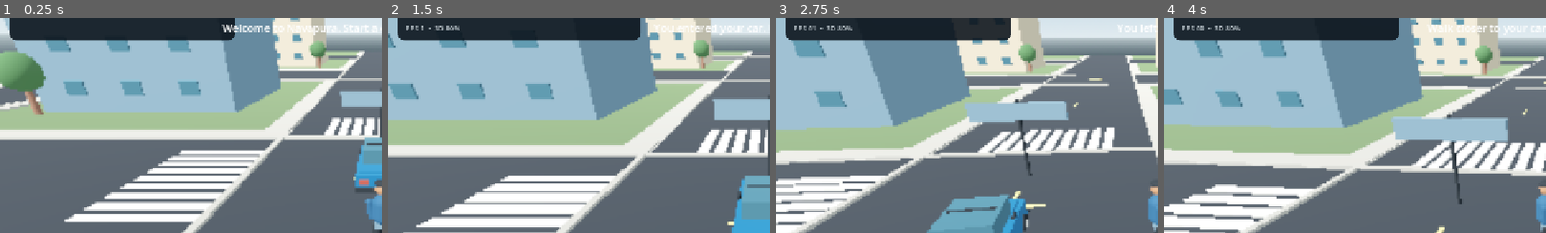
Above: before the commit, frames 1-4 (left to right).
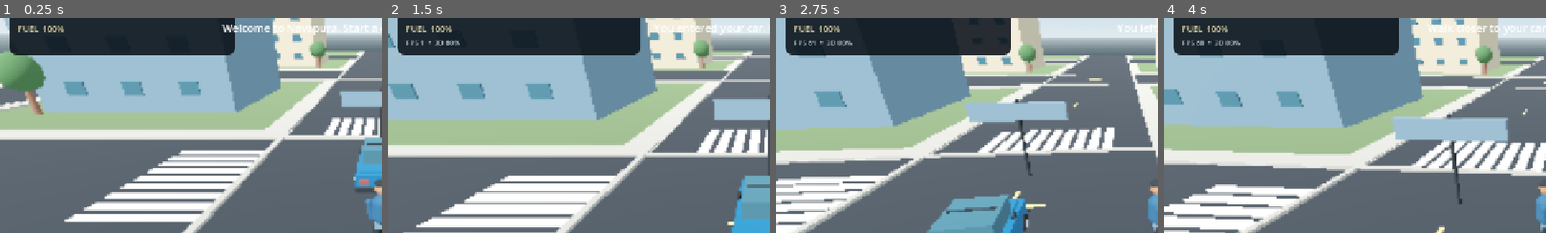
Above: after the commit, the same moments.

Repository: g82202773-coder/-blue-orbit-731
Game: Godot game, scene res://scenes/main.tscn
Same seed, same stepped clock (60 frames per second), same inputs: the game is played once before the commit and once after it.
Inputs:
- Up to frame 1 (0.25 s): no input
- Up to frame 2 (1.5 s): hold D (move_right) 0.53-1.28 s; tap E (interact) at 0.6 s; hold S (move_back) from 1.28 s (still down); tap Shift (run) at 1.35 s
- Up to frame 3 (2.75 s): release S (move_back) at 2.03 s; hold D (move_right) from 2.03 s (still down); tap E (interact) at 2.1 s
- Up to frame 4 (4 s): release D (move_right) at 2.78 s; hold W (move_forward) 2.78-3.53 s; tap Shift (run) at 2.85 s; hold A (move_left) from 3.53 s (still down); tap E (interact) at 3.6 s
The pictures show only the part of the screen within x 0-50%, y 11-61%; the shares and areas given below are measured in that part.

The runs differ from the first frame. In frame 1, 4.4% of the frame differs, in the area x 2-62%, y 3-18%; in frame 2, 4.8%, in the area x 2-66%, y 3-18%; in frame 3, 4.5%; in frame 4, 4.5%.

Commit message:
Add fuel meter, vehicle fuel consumption and phone-based refuelling

Diff:
--- a/scripts/main.gd
+++ b/scripts/main.gd
@@ -39,10 +39,12 @@
 var low_fps_samples := 0
 var high_fps_samples := 0
 var perf_display_time := 0.0
+var fuel_empty_notified := false
 
 var hud_layer: CanvasLayer
 var wallet_label: Label
 var location_label: Label
+var fuel_label: Label
 var perf_label: Label
 var toast_label: Label
 var bank_panel: PanelContainer
@@ -619,6 +621,10 @@
     location_label = Label.new()
     location_label.text = "NAVAPURA • ON FOOT"
     status_box.add_child(location_label)
+    fuel_label = Label.new()
+    fuel_label.add_theme_font_size_override("font_size", 14)
+    fuel_label.modulate = Color("#e4d8a7")
+    status_box.add_child(fuel_label)
     perf_label = Label.new()
     perf_label.add_theme_font_size_override("font_size", 12)
     perf_label.modulate = Color("#d2dce2")
@@ -762,6 +768,7 @@
     phone_info.autowrap_mode = TextServer.AUTOWRAP_WORD_SMART
     phone_box.add_child(phone_info)
     _add_button(phone_box, "OPEN BANK", _toggle_bank, 180.0)
+    _add_button(phone_box, "REFUEL VEHICLE • ₹300", _refuel_vehicle, 180.0)
     _add_button(phone_box, "JOB BOARD", _job_action, 180.0)
     _add_button(phone_box, "MY EMPIRE", _toggle_empire, 180.0)
     _add_button(phone_box, "CLOSE PHONE", _hide_panels, 180.0)
@@ -894,6 +901,14 @@
     var keyboard_throttle := float(Input.is_action_pressed("move_forward")) - float(Input.is_action_pressed("move_back"))
     var throttle := throttle_touch if absf(throttle_touch) > 0.01 else keyboard_throttle
     var bike_mode := active_vehicle_kind == "motorbike"
+    if GameState.fuel_percent <= 0.0:
+        if not fuel_empty_notified:
+            _show_toast("Fuel empty. Open PHONE and refuel for ₹300.")
+            fuel_empty_notified = true
+        throttle = minf(throttle, 0.0)
+        car_speed = move_toward(car_speed, 0.0, 18.0 * delta)
+    else:
+        fuel_empty_notified = false
     var top_speed := 21.0 if bike_mode else CAR_FORWARD_SPEED
     var reverse_speed := 4.5 if bike_mode else CAR_REVERSE_SPEED
     var acceleration := 15.0 if bike_mode else 12.0
@@ -923,6 +938,9 @@
     player.global_position = active_vehicle.global_position + Vector3(0.0, 0.1, 0.0)
     GameState.set_player_position(player.global_position)
     GameState.set_vehicle_state(active_vehicle_kind, active_vehicle.global_position, active_vehicle.rotation.y, true)
+    if absf(car_speed) > 0.5:
+        GameState.consume_fuel(delta * (0.08 + absf(car_speed) * 0.004))
+        _update_fuel_hud()
 
 func _update_camera(delta: float) -> void:
     var focus := active_vehicle.global_position if driving and is_instance_valid(active_vehicle) else player.global_position
@@ -1065,6 +1083,12 @@
 func _buy_home() -> void:
     GameState.buy_home()
 
+func _refuel_vehicle() -> void:
+    if GameState.refuel_vehicle():
+        fuel_empty_notified = false
+        _update_fuel_hud()
+        _refresh_ui()
+
 func _buy_bike() -> void:
     if GameState.bike_owned:
         _show_toast("Your motorbike is parked beside the central road.")
@@ -1099,6 +1123,7 @@
     if not is_instance_valid(wallet_label):
         return
     wallet_label.text = "WALLET  ₹%d     BANK  ₹%d" % [GameState.wallet, GameState.bank_balance]
+    _update_fuel_hud()
     var travel_state := "DRIVING %s" % active_vehicle_kind.to_upper() if driving else "ON FOOT"
     location_label.text = "NAVAPURA  •  %s  •  NET WORTH ₹%d" % [travel_state, GameState.net_worth()]
     if is_instance_valid(bank_info):
@@ -1107,7 +1132,7 @@
             recent += "• %s\n" % GameState.transactions[i]
         bank_info.text = "Wallet: ₹%d\nBank: ₹%d\nNet worth: ₹%d\n\nRECENT TRANSACTIONS\n%s" % [GameState.wallet, GameState.bank_balance, GameState.net_worth(), recent]
     if is_instance_valid(phone_info):
-        phone_info.text = "Day %d\nWallet ₹%d  •  Bank ₹%d\nCompleted jobs: %d\nYour phone connects your jobs, bank and empire." % [GameState.day_number, GameState.wallet, GameState.bank_balance, GameState.missions_completed]
+        phone_info.text = "Day %d\nWallet ₹%d  •  Bank ₹%d\nFuel: %d%%\nCompleted jobs: %d\nYour phone connects your jobs, bank and empire." % [GameState.day_number, GameState.wallet, GameState.bank_balance, int(round(GameState.fuel_percent)), GameState.missions_completed]
     if is_instance_valid(job_info):
         if job_stage == 0:
             job_info.text = "Choose a job. Complete the pickup and reach the destination to earn your reward.\nCompleted jobs: %d" % GameState.missions_completed
@@ -1128,6 +1153,11 @@
             GameState.net_worth()
         ]
 
+func _update_fuel_hud() -> void:
+    if is_instance_valid(fuel_label):
+        fuel_label.text = "FUEL  %d%%" % int(round(GameState.fuel_percent))
+        fuel_label.modulate = Color("#e4d8a7") if GameState.fuel_percent > 20.0 else Color("#e28b78")
+
 func _show_toast(message: String) -> void:
     if is_instance_valid(toast_label):
         toast_label.text = message
